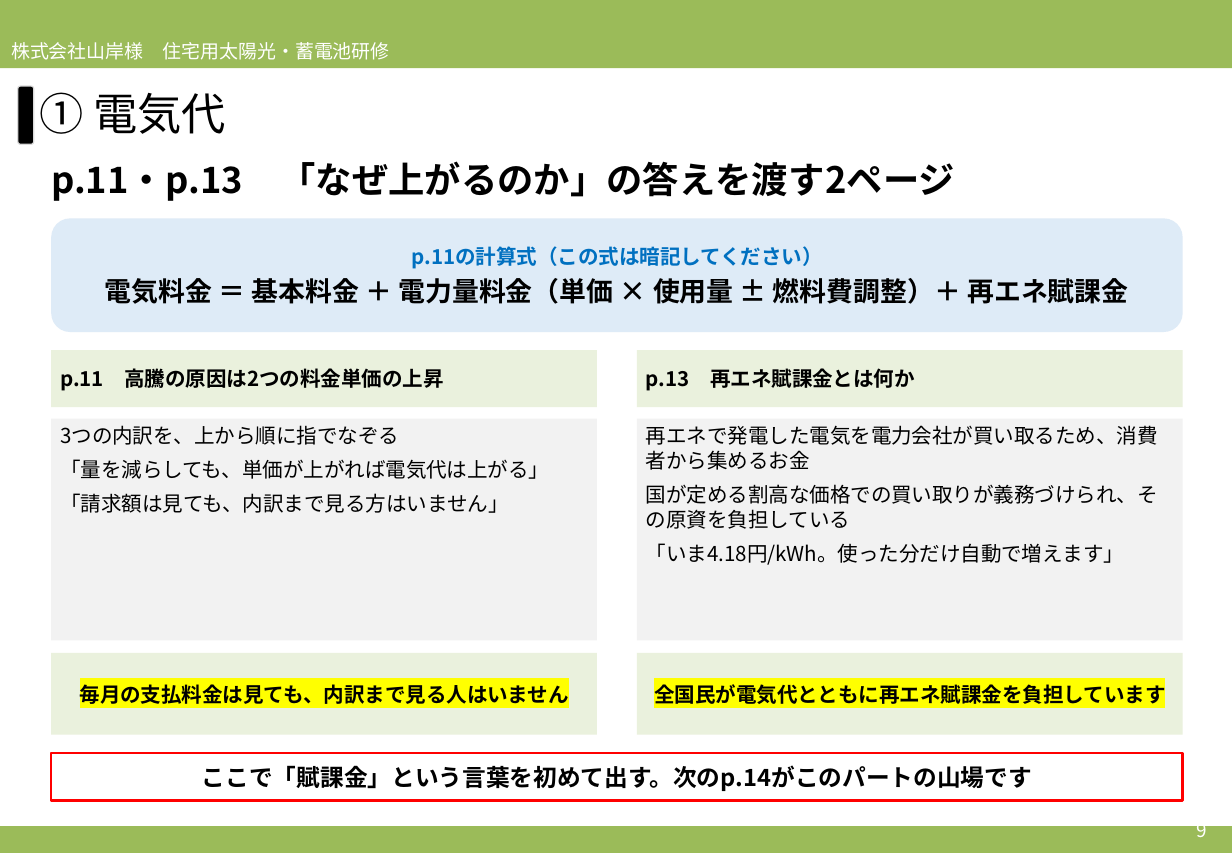
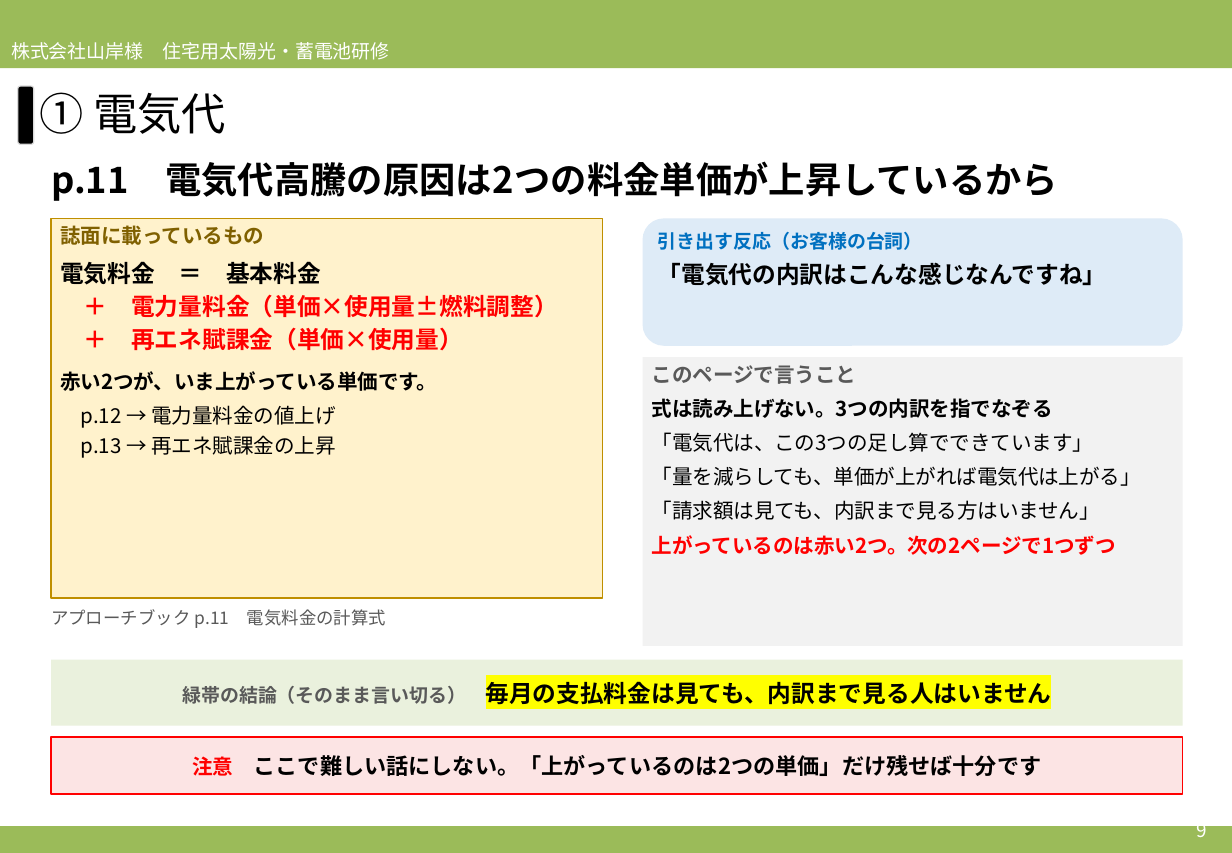
Before and after one commit to soshiro-iki-sys/-, a slide deck: slide 9 of slides/2026営業研修_必要性訴求パート_アプローチブックの伝え方.pptx. Drawn at 1232x853 pixels with LibreOffice and Linux fonts; fonts in the diff are those of the drawing. Boxes give left, top, right and bottom in pixels: in the first picture for what was removed or moved away, otherwise in the second. Text is boxed around its words. In the diff, an @@ line names an element or a change of style, - is before the commit and + after.

```diff
--- a/slides/2026営業研修_必要性訴求パート_アプローチブックの伝え方.pptx
+++ b/slides/2026営業研修_必要性訴求パート_アプローチブックの伝え方.pptx
@@ text at [51,161,1058,201]: text changed @@
-p.11・p.13 「なぜ上がるのか」の答えを渡す2ページ
+p.11 電気代高騰の原因は2つの料金単価が上昇しているから
@@ rectangle "誌面に載っているもの": place and size @@
-rectangle "誌面に載っているもの" at [51,218,1183,332]
+rectangle "誌面に載っているもの" at [51,218,603,598]
@@ rectangle "誌面に載っているもの" at [51,218,603,598]: vertical alignment middle to top; rounded rectangle to rectangle; fill #DEEBF7 to #FFF2CC; outline none to #BF8F00 1 pt @@
@@ text in rectangle at [60,225,557,458]: text changed; size 17 to 13 pt @@
-p.11の計算式（この式は暗記してください）
-電気料金 ＝ 基本料金 ＋ 電力量料金（単価 × 使用量 ± 燃料費調整）＋ 再エネ賦課金
+誌面に載っているもの
+電気料金 ＝ 基本料金
+＋ 電力量料金（単価×使用量±燃料調整）
+＋ 再エネ賦課金（単価×使用量）
+赤い2つが、いま上がっている単価です。
+p.12 → 電力量料金の値上げ
+p.13 → 再エネ賦課金の上昇
@@ rounded rectangle added at [643,218,1183,346], fill #DEEBF7, 15 pt, text #000000, bold @@
+引き出す反応（お客様の台詞）
+「電気代の内訳はこんな感じなんですね」
@@ rectangle removed at [51,350,597,407] @@
-p.11 高騰の原因は2つの料金単価の上昇
@@ rectangle removed at [637,350,1183,407] @@
-p.13 再エネ賦課金とは何か
@@ rectangle "このページで言うこと": place and size @@
-rectangle "このページで言うこと" at [51,419,597,640]
+rectangle "このページで言うこと" at [643,357,1183,646]
@@ text in rectangle at [652,365,1093,452]: text changed; bold on @@
-3つの内訳を、上から順に指でなぞる
+このページで言うこと
+式は読み上げない。3つの内訳を指でなぞる
+「電気代は、この3つの足し算でできています」
@@ text in rectangle at [652,535,1116,555]: paragraph added @@
+上がっているのは赤い2つ。次の2ページで1つずつ
@@ text added at [51,609,386,628], 11 pt, text #595959 @@
+アプローチブック p.11 電気料金の計算式
@@ rectangle removed at [637,653,1183,735] @@
-全国民が電気代とともに再エネ賦課金を負担しています
@@ rectangle "緑帯の結論（そのまま言い切る） 毎月の支払料金は見ても、内訳まで見る人はいません": place and size @@
-rectangle "緑帯の結論（そのまま言い切る） 毎月の支払料金は見ても、内訳まで見る人はいません" at [51,653,597,735]
+rectangle "緑帯の結論（そのまま言い切る） 毎月の支払料金は見ても、内訳まで見る人はいません" at [51,660,1183,726]
@@ text in rectangle at [182,678,1052,708]: text changed; size 13 to 15 pt @@
-毎月の支払料金は見ても、内訳まで見る人はいません
+緑帯の結論（そのまま言い切る） 毎月の支払料金は見ても、内訳まで見る人はいません
@@ rectangle "注意 ここで難しい話にしない。「上がっているのは2つの単価」だけ残せば十分です": place and size @@
-rectangle "注意 ここで難しい話にしない。「上がっているのは2つの単価」だけ残せば十分です" at [637,419,1183,640]
+rectangle "注意 ここで難しい話にしない。「上がっているのは2つの単価」だけ残せば十分です" at [51,737,1183,794]
@@ rectangle "注意 ここで難しい話にしない。「上がっているのは2つの単価」だけ残せば十分です" at [51,737,1183,794]: vertical alignment top to middle; fill #F2F2F2 to #FCE4E4; outline none to #FF0000 1 pt @@
@@ rectangle removed at [51,753,1183,801] @@
-ここで「賦課金」という言葉を初めて出す。次のp.14がこのパートの山場です
@@ text in rectangle at [192,755,1042,776]: text changed; size 13 to 14 pt; bold on @@
-再エネで発電した電気を電力会社が買い取るため、消費者から集めるお金
-国が定める割高な価格での買い取りが義務づけられ、その原資を負担している
-「いま4.18円/kWh。使った分だけ自動で増えます」
+注意 ここで難しい話にしない。「上がっているのは2つの単価」だけ残せば十分です
```
Also in this commit, not shown: 18 other slides changed, 3 slides added, 2 other files.
